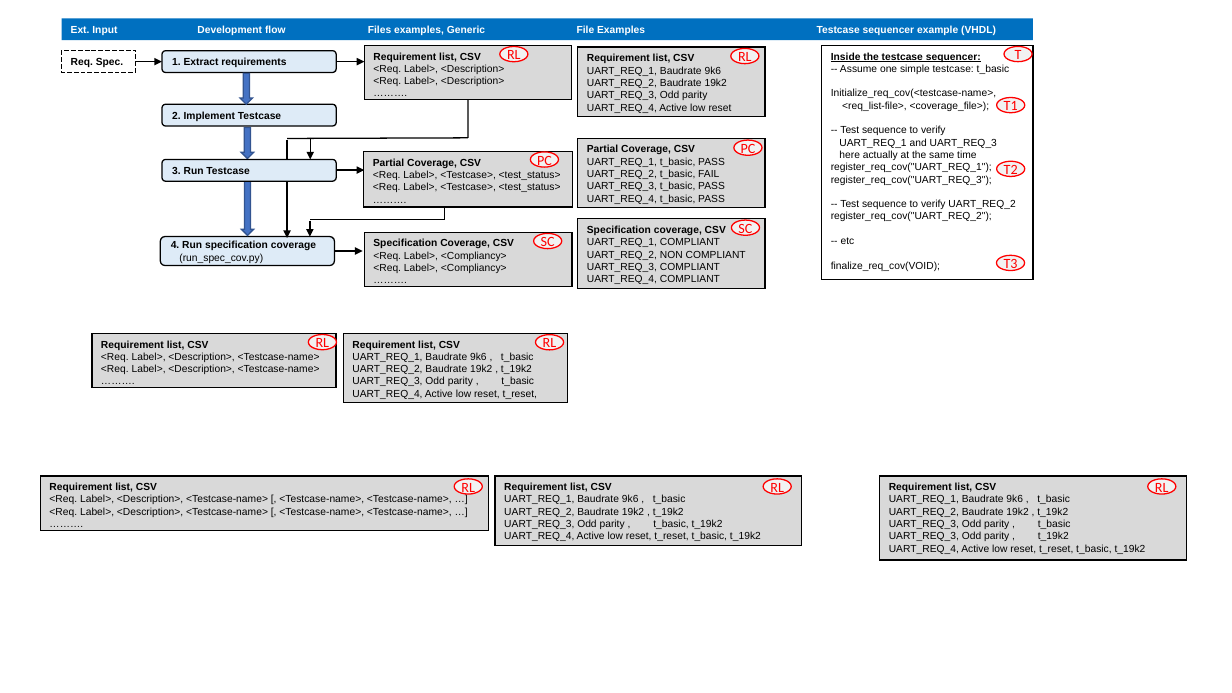
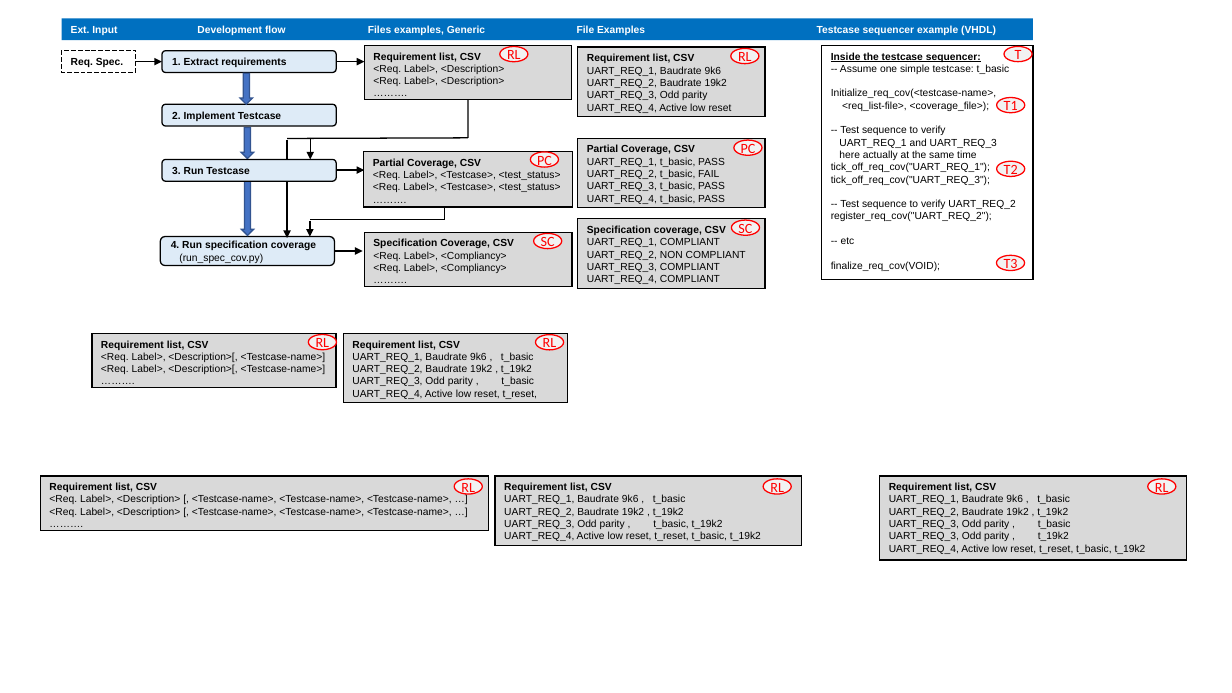
Before and after one commit to UVVM/UVVM, a slide deck: slide 1 of bitvis_vip_spec_cov/doc/Figures.pptx. Drawn at 1232x693 pixels with LibreOffice and Linux fonts; fonts in the diff are those of the drawing. Boxes give left, top, right and bottom in pixels: in the first picture for what was removed or moved away, otherwise in the second. Text is boxed around its words. In the diff, an @@ line names an element or a change of style, - is before the commit and + after.

Commit message:
BV_UVVM-846: changed register_req_cov() to tick_off_req_cov() in document, internal and public TBs, pkg.

```diff
--- a/bitvis_vip_spec_cov/doc/Figures.pptx
+++ b/bitvis_vip_spec_cov/doc/Figures.pptx
@@ text in rectangle at bbox=[831, 162, 990, 185]: text changed @@
-register_req_cov("UART_REQ_1"); register_req_cov("UART_REQ_3");
+tick_off_req_cov("UART_REQ_1"); tick_off_req_cov("UART_REQ_3");
@@ text in rectangle at bbox=[101, 352, 326, 374]: text changed @@
-<Req. Label>, <Description>, <Testcase-name>
-<Req. Label>, <Description>, <Testcase-name>
+<Req. Label>, <Description>[, <Testcase-name>]
+<Req. Label>, <Description>[, <Testcase-name>]
@@ text in rectangle at bbox=[49, 495, 452, 517]: text changed @@
-<Req. Label>, <Description>, <Testcase-name> [, <Testcase-name>, <Testcase-name>, …]
-<Req. Label>, <Description>, <Testcase-name> [, <Testcase-name>, <Testcase-name>, …]
+<Req. Label>, <Description> [, <Testcase-name>, <Testcase-name>, <Testcase-name>, …]
+<Req. Label>, <Description> [, <Testcase-name>, <Testcase-name>, <Testcase-name>, …]
```
Also in this commit, not shown: 5 other files.
